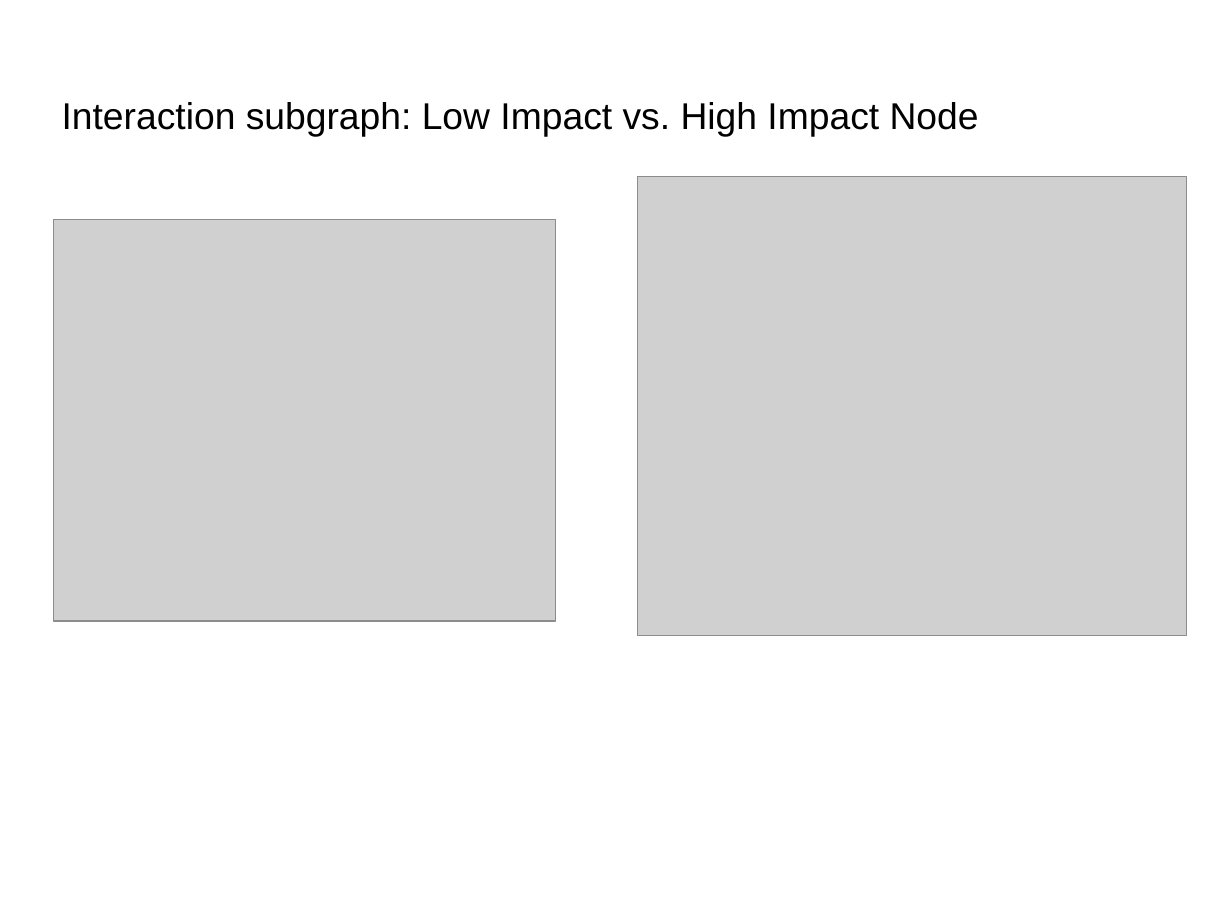
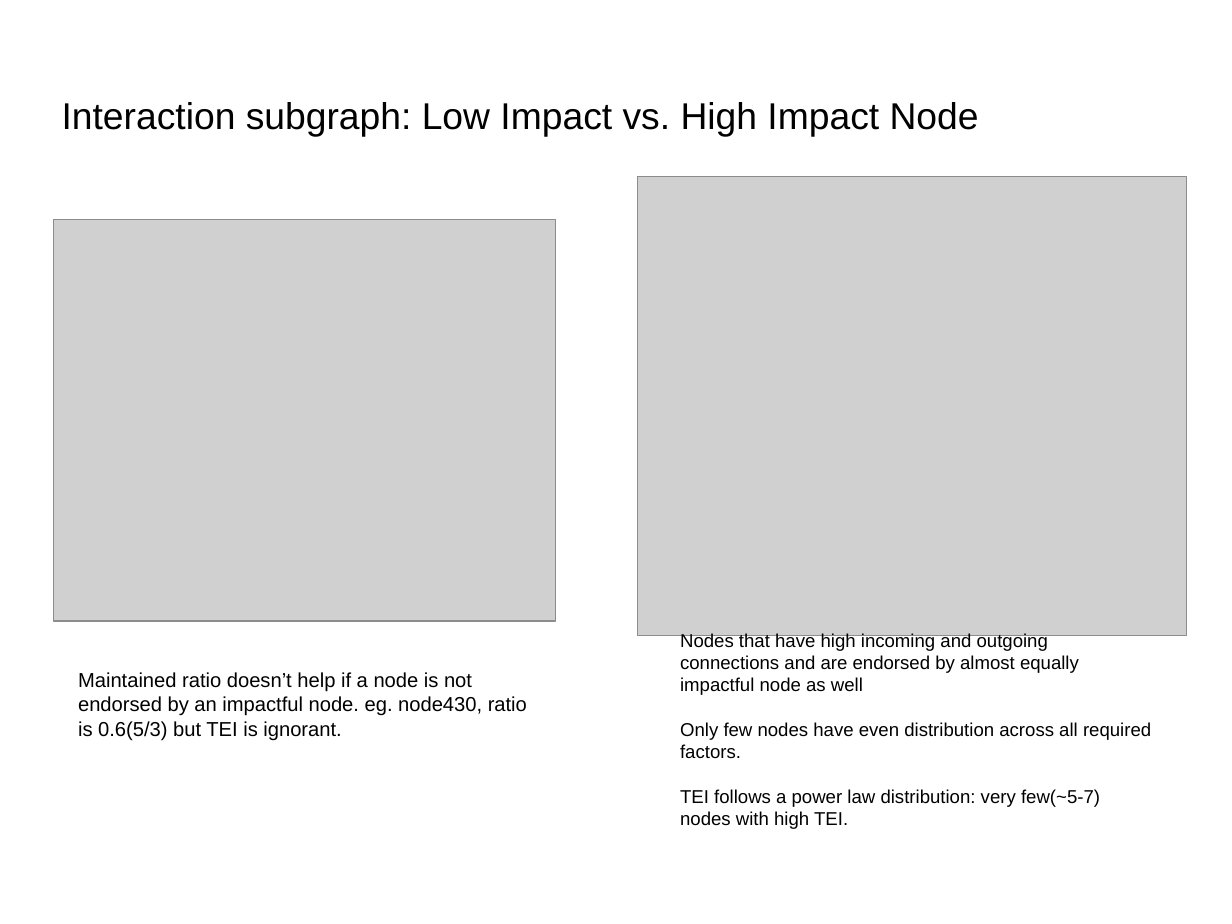
Before and after one commit to s2-t2/blockchain_reputation_system, a slide deck: slide 17 of documents/Presentation/Presentation.odp. Drawn at 1232x924 pixels with LibreOffice and Linux fonts; fonts in the diff are those of the drawing; grey boxes stand for pictures; background and template pictures are left out. Boxes give left, top, right and bottom in pixels: in the first picture for what was removed or moved away, otherwise in the second. Text is boxed around its words. In the diff, an @@ line names an element or a change of style, - is before the commit and + after.

Commit message:
presentation slide update

```diff
--- a/documents/Presentation/Presentation.odp
+++ b/documents/Presentation/Presentation.odp
@@ text added at box(680, 633, 1151, 829), 12 pt, text #000000 @@
+Nodes that have high incoming and outgoing connections and are endorsed by almost equally impactful node as well
+Only few nodes have even distribution across all required factors.
+TEI follows a power law distribution: very few(~5-7) nodes with high TEI.
@@ text added at box(78, 672, 527, 741), 13 pt, text #000000 @@
+Maintained ratio doesn’t help if a node is not endorsed by an impactful node. eg. node430, ratio is 0.6(5/3) but TEI is ignorant.
```
Also in this commit, not shown: 1 other file.
